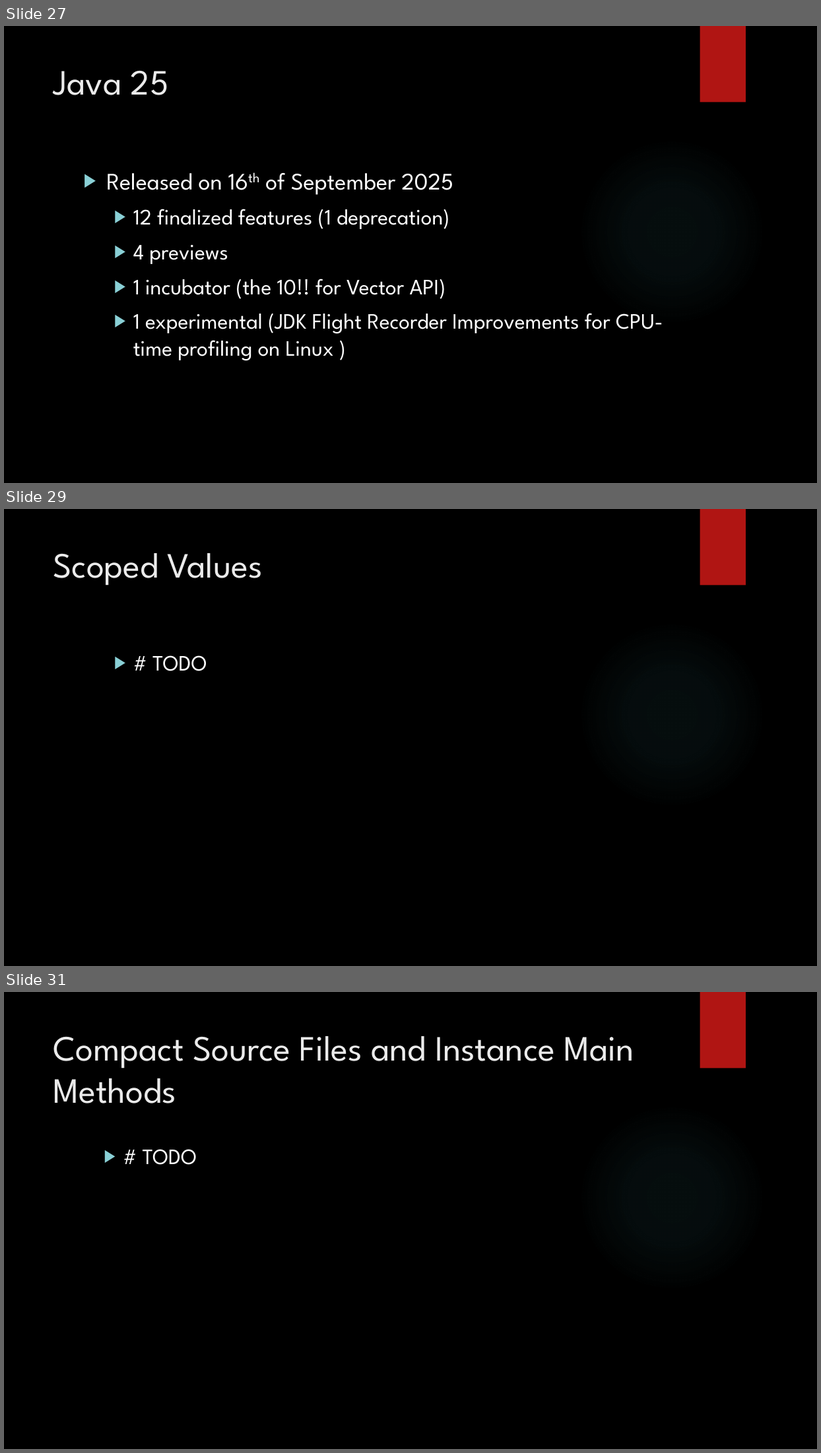
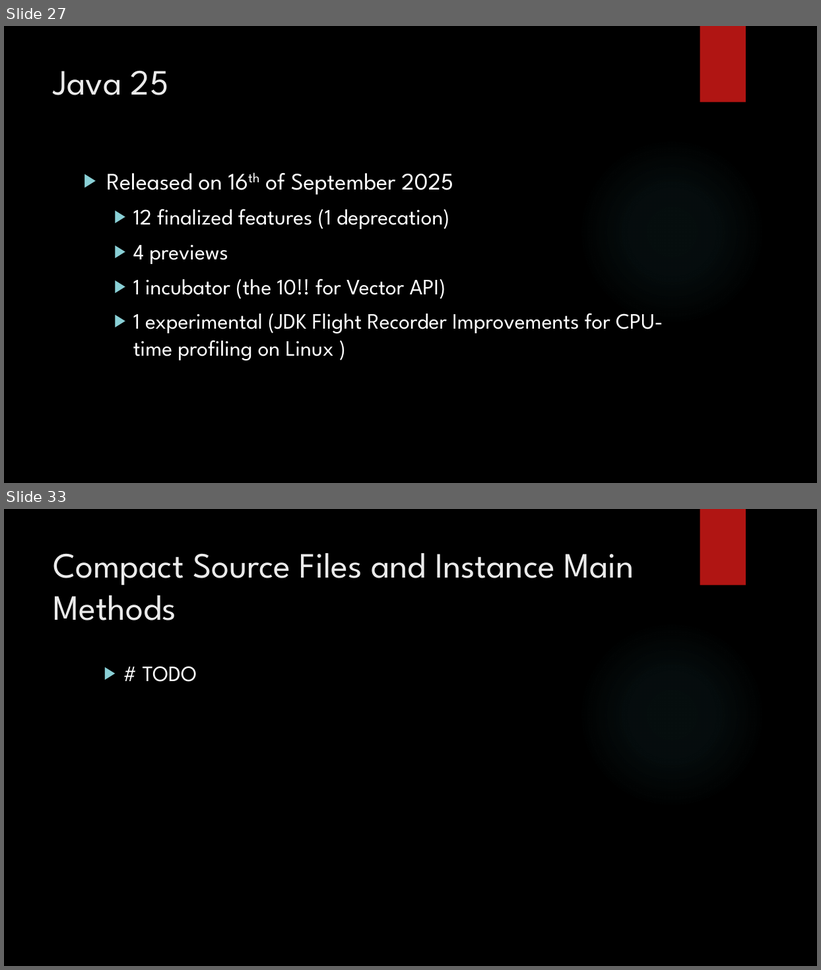
Before and after one commit to iuliana/jdk25-parent-project, a slide deck: maven4-java25-presentation.pptx. Shown one above the other, each under a label of ours: slides 27, 29 and 31 before the commit, slides 27 and 33 after it; the slides between them are not shown. The pictures are 821x1453 and 821x970 pixels, drawn with LibreOffice and Linux fonts; fonts in the diff are those of the drawing; background and template pictures are left out. Boxes give left, top, right and bottom in pixels: in the first picture for what was removed or moved away, otherwise in the second. Text is boxed around its words. In the diff, an @@ line names an element or a change of style, - is before the commit and + after.

Commit message:
005 added examples for Vts and scoped values

```diff
--- a/maven4-java25-presentation.pptx
+++ b/maven4-java25-presentation.pptx
@@ slide 29 removed at [4,509,817,966], background picture (left out); not listed: 2 template elements that a slide beside it also shows @@
@@ title removed at [54,553,263,586] @@
-Scoped Values
@@ text removed at [152,656,207,671] @@
-  ▶ # TODO
@@ what was slide 31 is now slide 33 @@
```
Also in this commit, not shown: 4 slides changed, 2 slides added, 15 other files.
